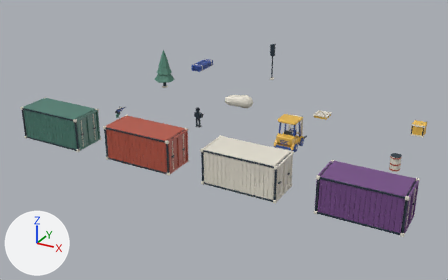
The Blender file art_source/no_art_kit.blend: old version first, new version second.
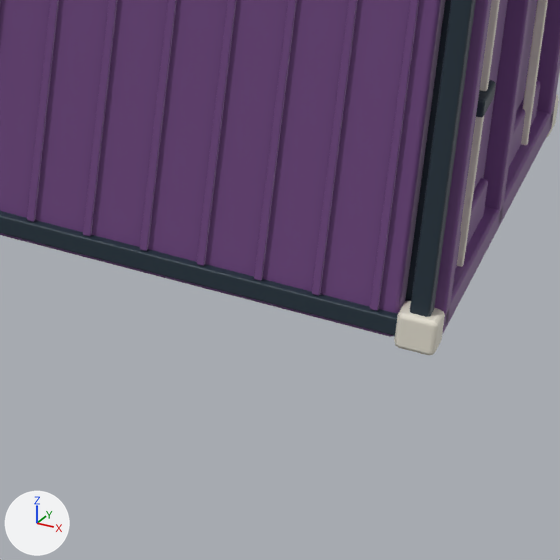
The first picture shows the older version from a 50 mm lens placed at (36.4, -36.9, 21.8), pointed at (11.0, 9.2, -1.3). The close-ups show the older and then the newer version on the part from 81% to 93% of the width and 73% to 91% of the height of that picture. Only the edits that show in the close-ups are written down. Lighting does not change. The marker at lower left points along +X, +Y and +Z.

The scene before the commit, as lines of its bpy script (objects in view):
```python
me_cube_259 = bpy.data.meshes.new('Cube.259')
me_cube_259.from_pydata(...)  # 3192 vertices, 3078 faces; spans x -3.09..3.09, y -1.44..1.44, z -1.45..1.45
me_cube_259.materials.append(mat_purple)  # purple #754c87
me_cube_260 = bpy.data.meshes.new('Cube.260')
me_cube_260.from_pydata(...)  # 896 vertices, 864 faces; spans x -0.11..6.03, y -2.85..0.06, z -1.45..1.45
me_cube_260.materials.append(mat_ink)  # dark blue #243440
me_cube_261 = bpy.data.meshes.new('Cube.261')
me_cube_261.from_pydata(...)  # 672 vertices, 648 faces; spans x -0.12..6.04, y -2.88..0.1, z -0.12..2.78
me_cube_261.materials.append(mat_cream)  # white #e5e0d2
ob_container_purple_cream = bpy.data.objects.new('container_purple_cream', me_cube_261)
ob_container_purple_cream.parent = ob_container_purple
ob_container_purple_cream.location = (-2.96, 1.39, 0.12)
ob_container_purple_ink = bpy.data.objects.new('container_purple_ink', me_cube_260)
ob_container_purple_ink.parent = ob_container_purple
ob_container_purple_ink.location = (-2.96, 1.39, 1.45)
ob_container_purple_purple = bpy.data.objects.new('container_purple_purple', me_cube_259)
ob_container_purple_purple.parent = ob_container_purple
ob_container_purple_purple.location = (0.0, 0.0, 1.45)
```
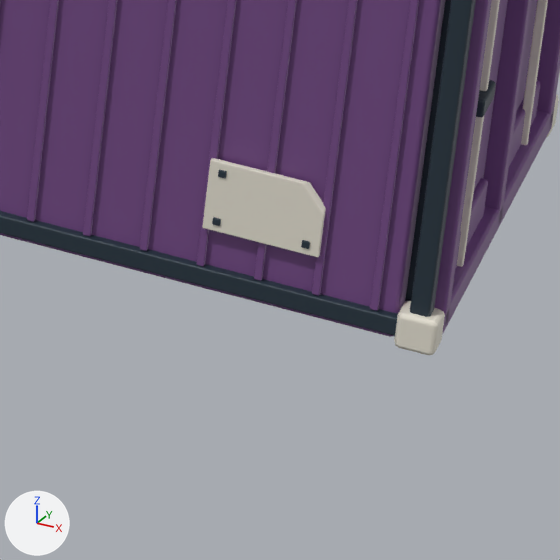
Diff of the bpy script that builds the scene:
```diff
--- a/art_source/no_art_kit.blend.py
+++ b/art_source/no_art_kit.blend.py
@@ me_cube_261 @@
 # used by ob_container_purple_cream; parent = ob_container_purple; location = (-2.96, 1.39, 0.12)
-me_cube_261.from_pydata(...)  # 672 vertices, 648 faces; spans x -0.12..6.04, y -2.88..0.1, z -0.12..2.78
+me_cube_261.from_pydata(...)  # 840 vertices, 808 faces; spans x -0.12..6.04, y -2.88..0.1, z -0.12..2.78
+# me_cube_261 part 1: a new loose piece of 70 vertices spanning x 4.64..5.32, y -2.86..-2.82, z 0.33..0.79, in mat_cream (white #e5e0d2)
+# other edits to the shape of me_cube_261 do not show in these pictures
 me_cube_261.materials.append(mat_cream)
```

Changed parts and their boxes (x1, y1, x2, y2) in the close-ups (560 x 560 px):
part 1 of me_cube_261, added: after (202, 158, 326, 257)
